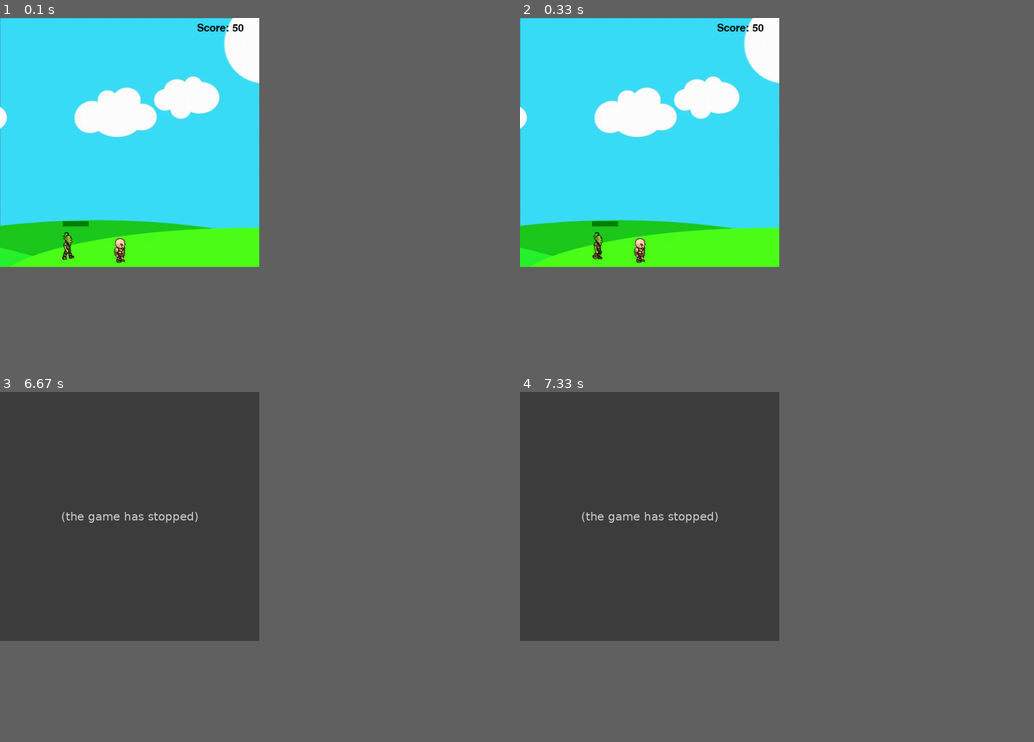
Above: before the commit, frames 1-4 (two rows, left to right).
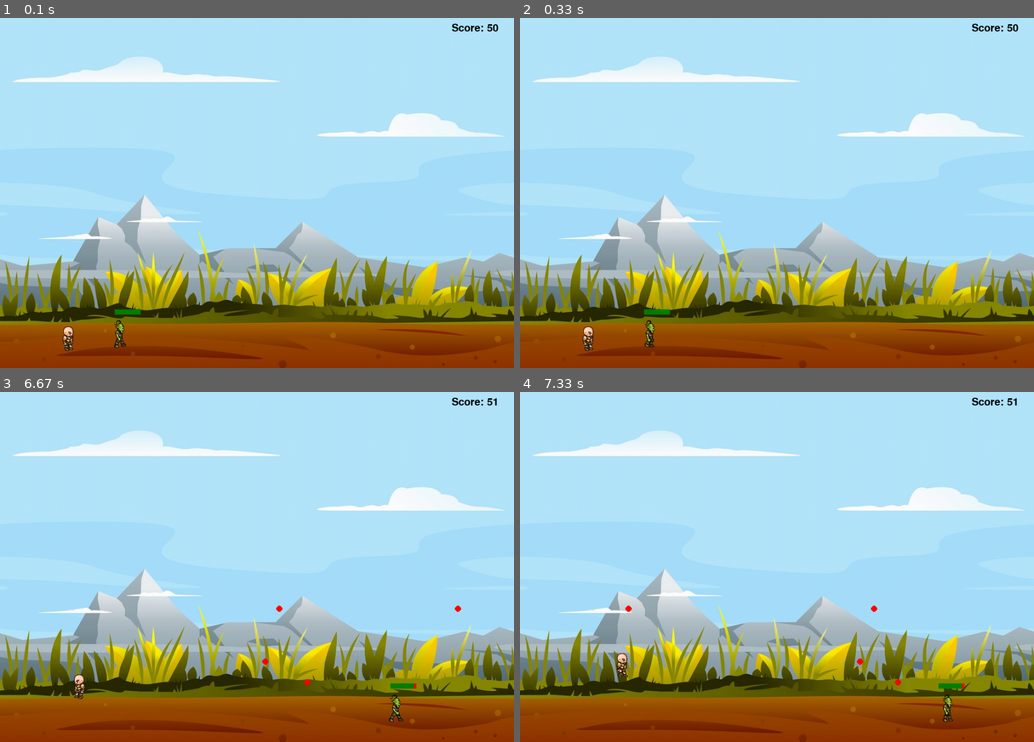
Above: after the commit, the same moments.

Repository: massgiu/PyGameApplication
Game: pygame game, started from src/Main.py
Two runs of this game, one before a commit and one after it. Both use one fixed random seed, a clock stepped at 60 frames per second and the inputs below.
Inputs:
- Up to frame 1 (0.1 s): no input
- Up to frame 2 (0.33 s): no input
- Up to frame 3 (6.67 s): hold Right 0.33-0.8 s; hold Up 0.83-1.13 s; tap Space at 0.9, 1.23, 1.53, 1.73, 2.03, 2.3, 2.6, 2.73, 3.13, 3.43, 3.8, 4.1, 4.3, 4.6, 4.8, 5.13, 5.43, 5.63, 5.93, 6.2, 6.5, 6.63 s; hold Right 1.17-1.63 s; hold Left 1.67-2.2 s; hold Left 2.23-2.63 s; hold Up 2.67-3.03 s; hold Right 3.07-3.7 s; hold Left 3.73-4.2 s; hold Right 4.23-4.7 s; hold Up 4.73-5.03 s; hold Right 5.07-5.53 s; hold Left 5.57-6.1 s; hold Left 6.13-6.53 s; hold Up from 6.57 s (still down)
- Up to frame 4 (7.33 s): release Up at 6.93 s; hold Right from 6.97 s (still down); tap Space at 7.03 s
In our replay, the window is 454x436 before the commit and 900x613 after it. These sizes can differ from the game's own. Grey fills any space a smaller window leaves; there, only what the larger window draws over its background counts as a difference.

The runs differ from the first frame. In frame 1, 68% of the frame differs, in the area x 0-100%, y 0-100%; in frame 2, 68%; in frame 3, 68%; in frame 4, 68%.
Error before the commit: AttributeError: 'Player' object has no attribute 'enemy' (Player.py line 117); the game stopped at 0.92 s (later frames are placeholders)

Commit message:
Added new background.

Diff:
--- a/src/Main.py
+++ b/src/Main.py
@@ -10,11 +10,11 @@
 
 clock = pygame.time.Clock()  # create an object to help track time
 player = Player(Utils.init_pos_x, Utils.init_pos_y, Utils.charact_width, Utils.charact_height)
-goblin = Enemy(Utils.enemy_init_pos_x, Utils.enemy_init_pos_y, Utils.enemy_width, Utils.enemy_height, 300)
+goblin = Enemy(Utils.enemy_init_pos_x, Utils.enemy_init_pos_y, Utils.enemy_width, Utils.enemy_height, Utils.screen_width - 150)
 
 
 while player.run:
-    clock.tick(Utils.clockTick)  # se diminuisce, va più lento (frame rate for sec)
+    clock.tick(Utils.clockTick)  # if descreases, goes faster (frame rate for sec)
     # check events
     for event in pygame.event.get():
         if event.type == pygame.QUIT:
--- a/src/Player.py
+++ b/src/Player.py
@@ -42,7 +42,7 @@
                 win.blit(Utils.walkLeft[0], (self.x, self.y))  # If the character is standing still
             else:  # if is turned on right
                 win.blit(Utils.walkRight[0], (self.x, self.y))
-        pygame.draw.rect(win, (255, 0, 0), self.hitbox, -   1) #-1 no lines, 0 fill, 1 thin line
+        pygame.draw.rect(win, (255, 0, 0), self.hitbox, -1) #-1 no lines, 0 fill, 1 thin line
         # bullets
         if self.shootLoop < Utils.numMaxBullet // 2:
             self.shootLoop += 1
@@ -53,8 +53,6 @@
         # enemy display score
         font = pygame.font.SysFont("comicsans", 30, False)  # True means bold
         text = font.render("Score: " + str(self.score), 1, (0, 0, 0))  # Arguments are: text, anti-aliasing, color
-        # update hitbox
-        self.hitbox = (self.x + 15, self.y + 10, 30, 55)
         # player display score
         # font1 = pygame.font.SysFont('comicsans', 100)
         # text = font1.render('-5', 1, (255, 0, 0))
@@ -62,12 +60,17 @@
         win.blit(text, (Utils.screen_width - 120, 10))
         pygame.display.update()
 
+    def __update_hit_box_pos(self):
+        # update hitbox position
+        self.hitbox = (self.x + 15, self.y + 10, 30, 55)
+
     def go_left(self):
         if self.x > self.vel - self.width / 2:
             self.x -= self.vel  # decrement x
             self.left = True
             self.right = False
             self.isWalking = True
+            self.__update_hit_box_pos()
 
     def go_right(self):
         if self.x < Utils.screen_width - self.width:
@@ -75,6 +78,7 @@
             self.left = False
             self.right = True
             self.isWalking = True
+            self.__update_hit_box_pos()
 
     def is_stopped(self):
         self.walkCount = 0
@@ -85,6 +89,7 @@
         # self.right = False
         # self.left = False
         self.walkCount = 0
+        self.__update_hit_box_pos()
 
     def jump(self):
         # inizialmente la y viene decrementata: sale
@@ -98,6 +103,7 @@
         if self.jumpCount < -Utils.init_count:
             self.isJump = False
             self.jumpCount = Utils.init_count
+        self.__update_hit_box_pos()
 
     def fire_bullets(self, enemy):
         if self.shootLoop == 0:
@@ -124,6 +130,7 @@
 
     #This metodh decrements score if goblin hits player
     def check_hit(self,enemy):
+        self.enemy = enemy
         if enemy.visible and self.hitbox[1] < self.hitbox[1] + enemy.hitbox[3] and self.hitbox[1] + self.hitbox[3] > enemy.hitbox[1]:
             if self.hitbox[0] + self.hitbox[2] > enemy.hitbox[0] and self.hitbox[0] < enemy.hitbox[0] + \
                     enemy.hitbox[2]:
--- a/src/Utils.py
+++ b/src/Utils.py
@@ -2,12 +2,12 @@
 
 class Utils:
     #Class attributes (static)
-    init_pos_x = 200
-    init_pos_y = 410
-    enemy_init_pos_x = 100
-    enemy_init_pos_y = 410
-    screen_width = 500
-    screen_height = 480
+    init_pos_x = 100
+    init_pos_y = 580# 410
+    enemy_init_pos_x = init_pos_x+100
+    enemy_init_pos_y = init_pos_y
+    screen_width = 990 #500
+    screen_height = 675 #480
     charact_width = 40
     charact_height = 60
     enemy_width = 64
@@ -25,5 +25,5 @@
     walkLeftE = [pygame.image.load('../media/L' + str(x) + 'E.png') for x in img_list_enemy]
     clockTick = int(len(img_list)) * 3  # higher is factor, higher is speed animation
     clockTickEnemy = int(len(img_list_enemy)) * 3  # higher is factor, higher is speed animation
-    bg_image = pygame.image.load('../media/bg.jpg')
+    bg_image = pygame.image.load('../media/bg1.jpg')
     char = pygame.image.load('../media/standing.png')
Binary file added: media/bg1.jpg
